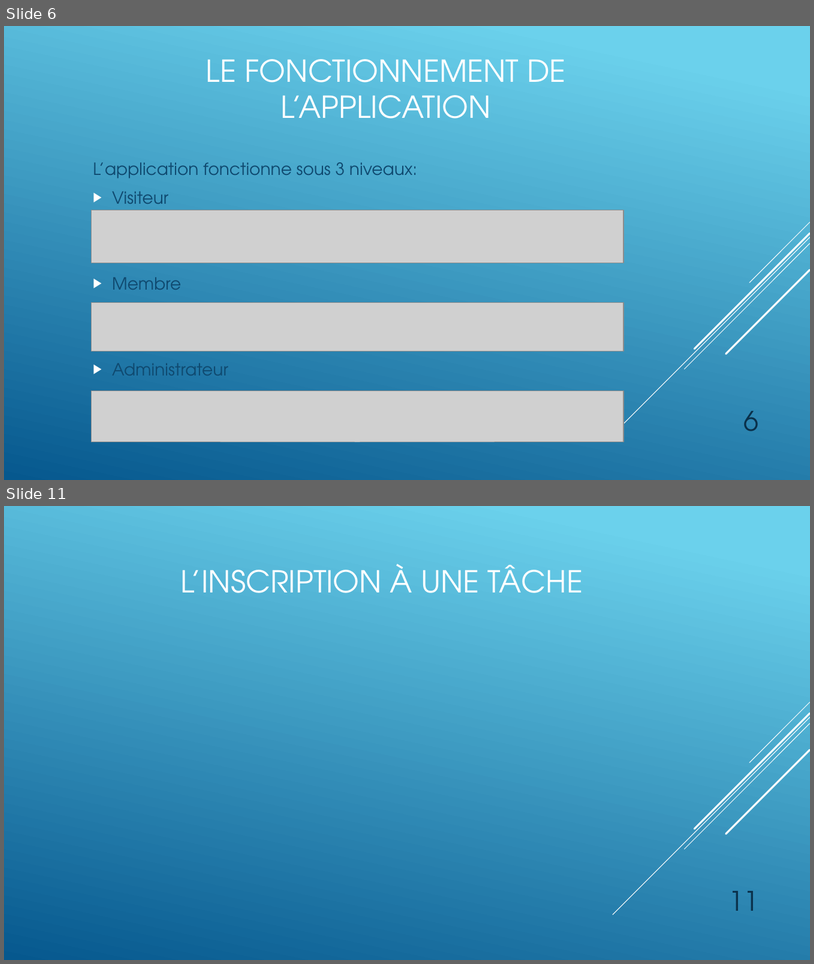
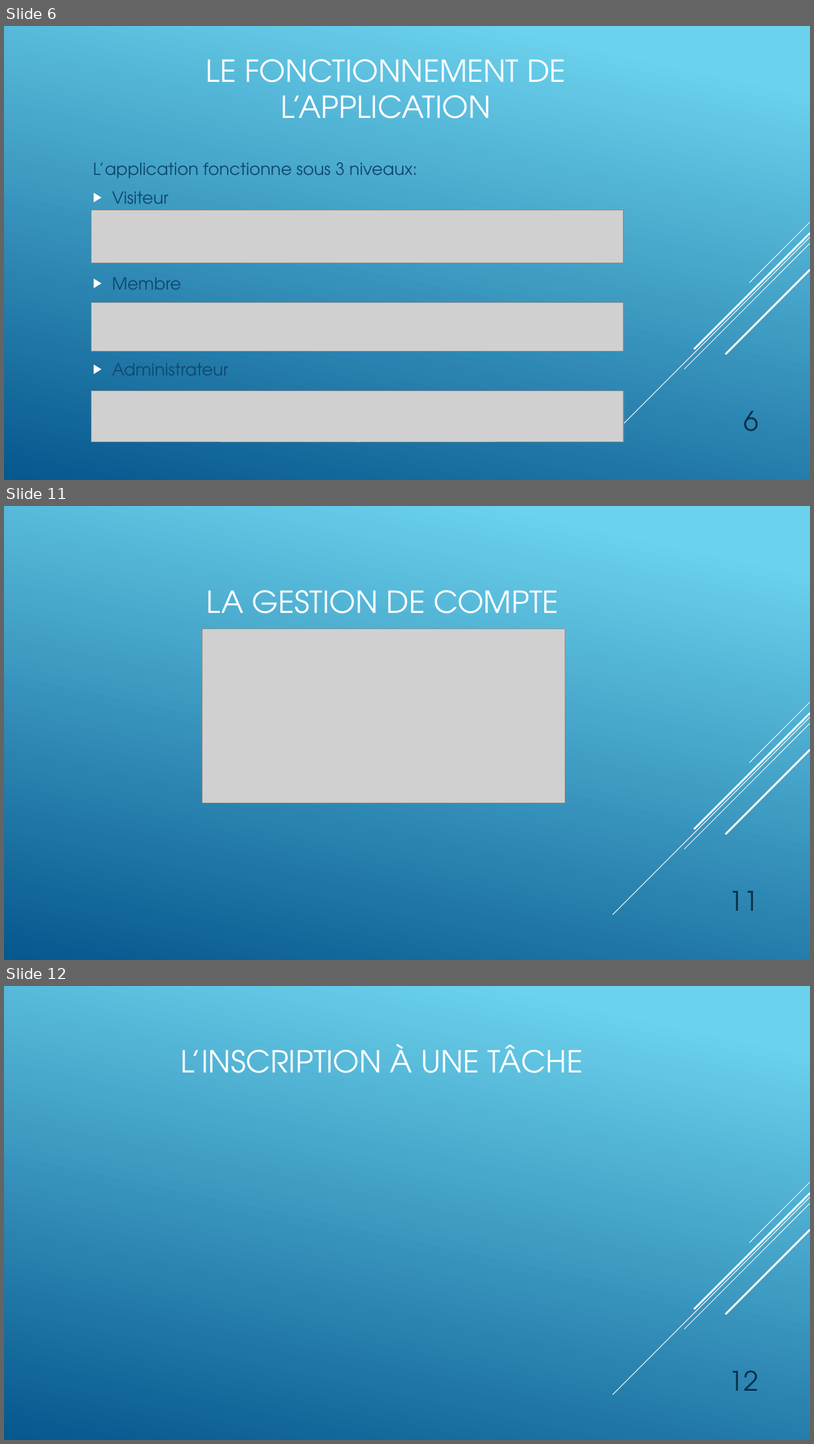
Before and after one commit to abarny/PTDawinSujet13, a slide deck: TeamShare.pptx. Shown one above the other, each under a label of ours: slides 6 and 11 before the commit, slides 6, 11 and 12 after it; the slides between them are not shown. The pictures are 814x964 and 814x1444 pixels, drawn with LibreOffice and Linux fonts; fonts in the diff are those of the drawing; grey boxes stand for pictures. Boxes give left, top, right and bottom in pixels: in the first picture for what was removed or moved away, otherwise in the second. Text is boxed around its words. In the diff, an @@ line names an element or a change of style, - is before the commit and + after.

```diff
--- a/TeamShare.pptx
+++ b/TeamShare.pptx
@@ slide 11 added at (4,506,810,960), background gradient #6ED2EB to #06588E; not listed: 5 template elements that a slide beside it also shows @@
@@ title added at (207,590,558,613), 36 pt, text #FFFFFF @@
+LA GESTION DE COMPTE
@@ picture added at (203,629,566,803) @@
@@ page number added at (729,891,759,910), 32 pt, text #0A304A @@
+11
@@ what was slide 11 is now slide 12 @@
@@ page number at (729,1370,759,1390): text changed @@
-11
+12
```
Also in this commit, not shown: 6 slides changed, 2 other files.
